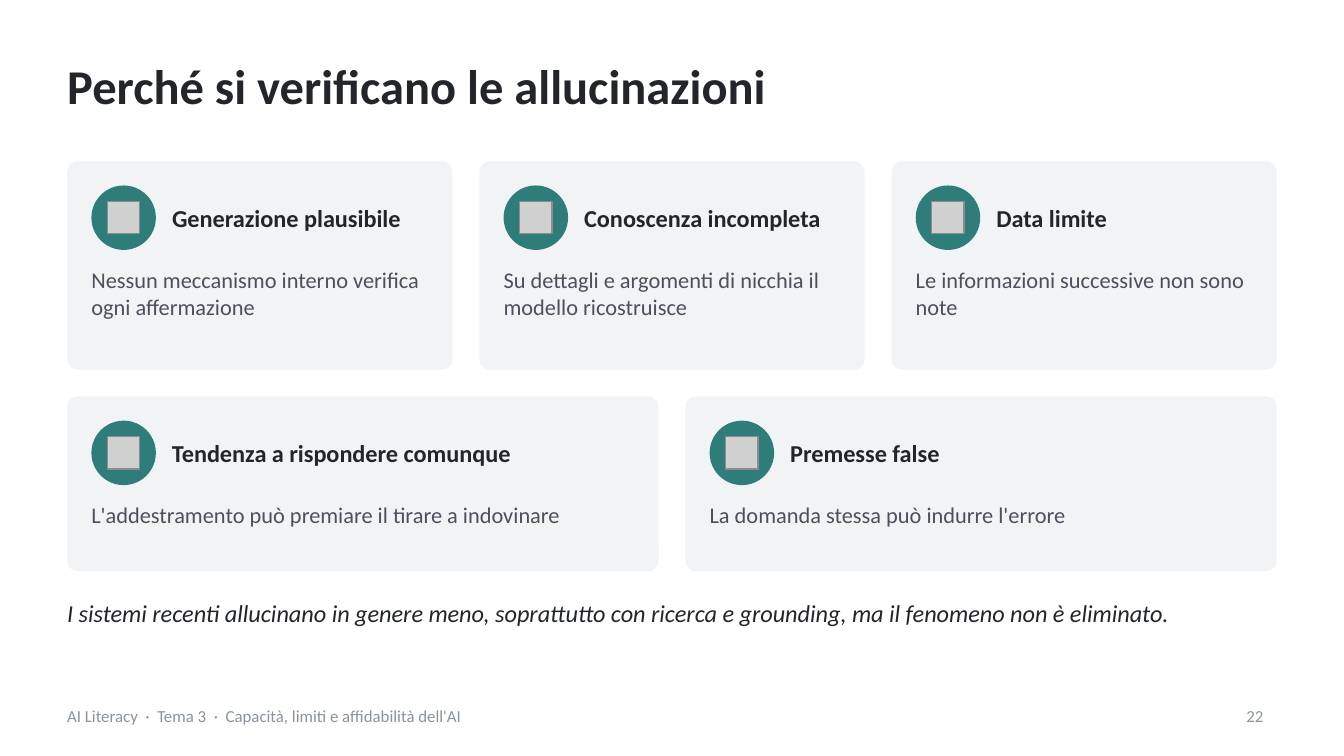
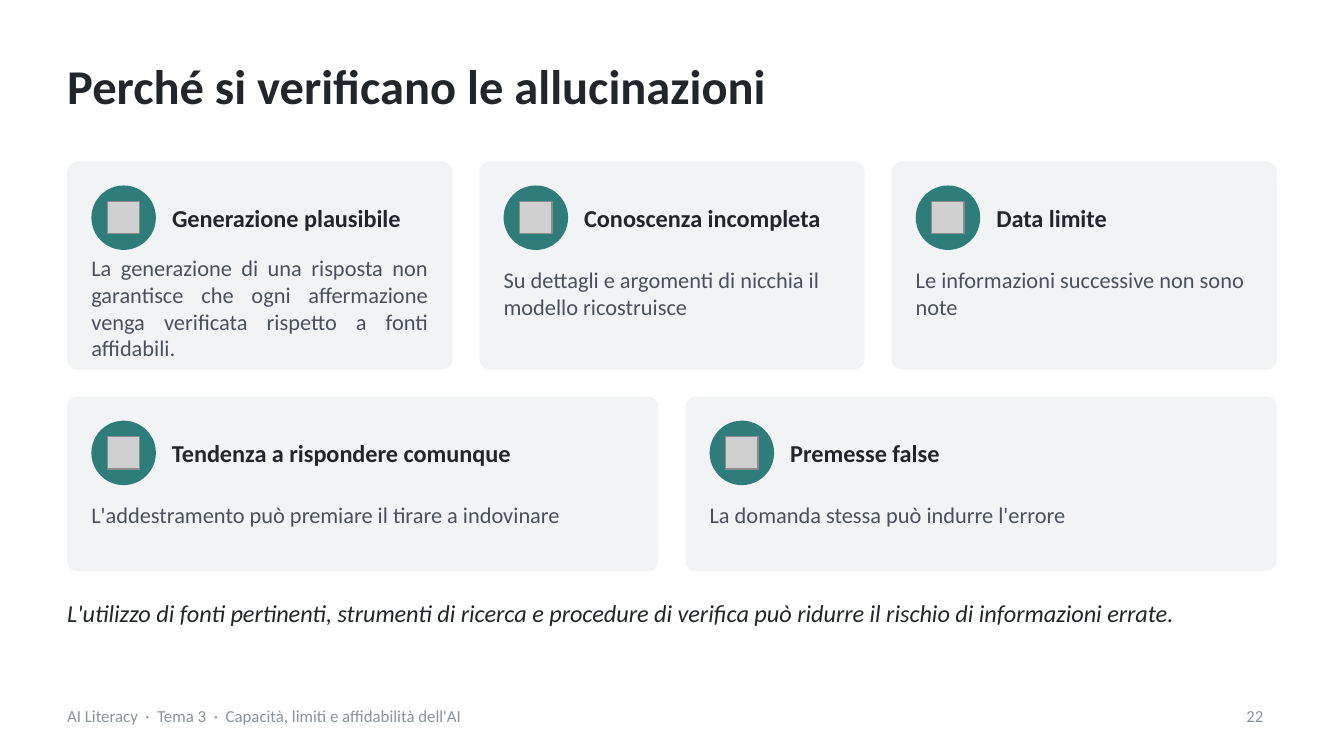
Before and after one commit to NetAi-IT/Formazione-AI-Literacy-Official, a slide deck: slide 22 of Base/Tema3_Capacita_limiti_affidabilita_AI.pptx. Drawn at 1344x756 pixels with LibreOffice and Linux fonts; fonts in the diff are those of the drawing; grey boxes stand for pictures. Boxes give left, top, right and bottom in pixels: in the first picture for what was removed or moved away, otherwise in the second. Text is boxed around its words. In the diff, an @@ line names an element or a change of style, - is before the commit and + after.

```diff
--- a/Base/Tema3_Capacita_limiti_affidabilita_AI.pptx
+++ b/Base/Tema3_Capacita_limiti_affidabilita_AI.pptx
@@ text at <box>91,260,428,356</box>: text changed @@
-Nessun meccanismo interno verifica ogni affermazione
+La generazione di una risposta non garantisce che ogni affermazione venga verificata rispetto a fonti affidabili.
@@ text at <box>67,605,1173,626</box>: text changed @@
-I sistemi recenti allucinano in genere meno, soprattutto con ricerca e grounding, ma il fenomeno non è eliminato.
+L'utilizzo di fonti pertinenti, strumenti di ricerca e procedure di verifica può ridurre il rischio di informazioni errate.
```
Also in this commit, not shown: 19 other slides changed, 3 other files.
